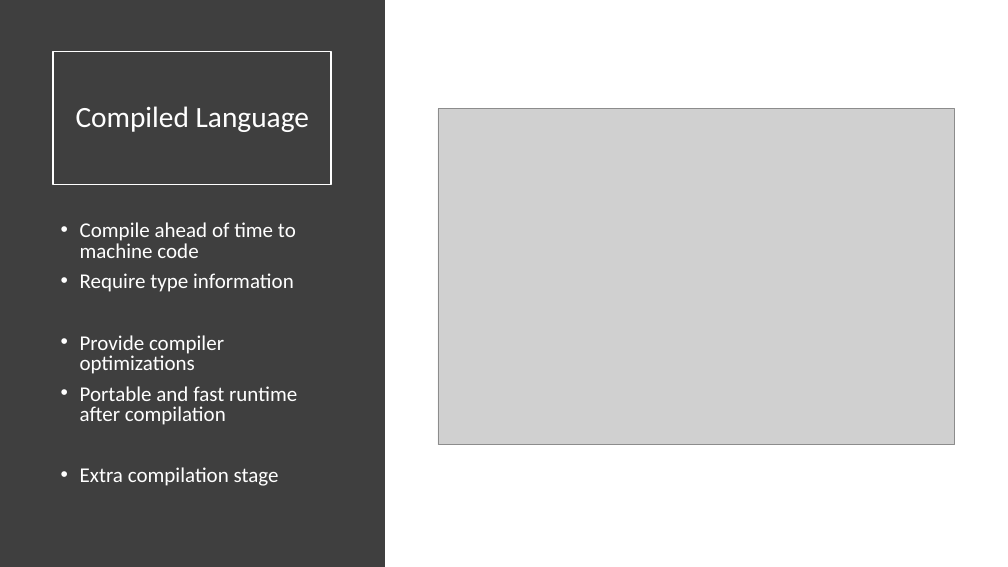
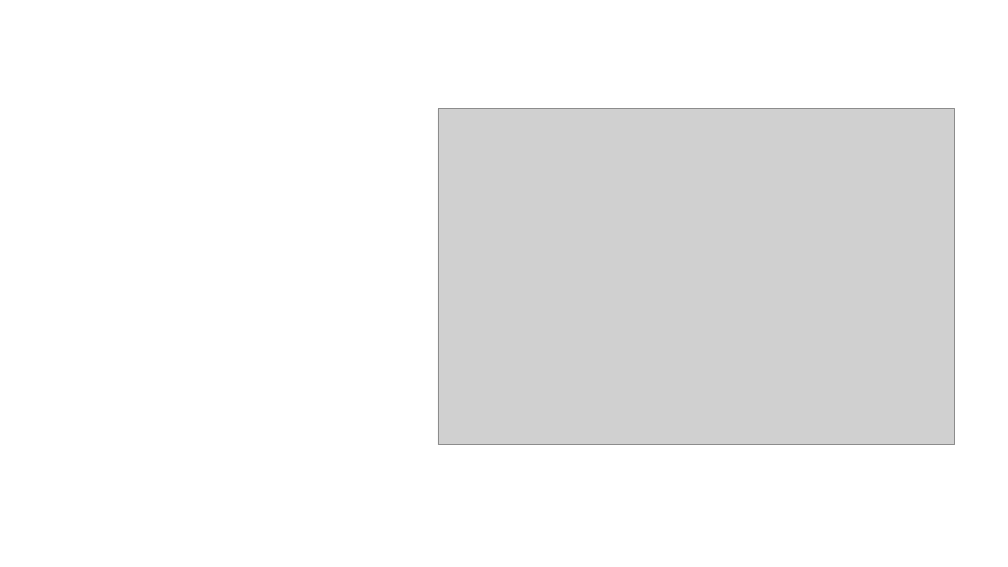
Before and after one commit to senresearch/julia-intro-docs, a slide deck: slide 4 of notebooks/xiaoqi-why-julia-fast.pptx. Drawn at 1008x567 pixels with LibreOffice and Linux fonts; fonts in the diff are those of the drawing; grey boxes stand for pictures. Boxes give left, top, right and bottom in pixels: in the first picture for what was removed or moved away, otherwise in the second. Text is boxed around its words. In the diff, an @@ line names an element or a change of style, - is before the commit and + after.

```diff
--- a/notebooks/xiaoqi-why-julia-fast.pptx
+++ b/notebooks/xiaoqi-why-julia-fast.pptx
@@ rectangle removed at (0, 0, 385, 567) @@
@@ title at (76, 106, 309, 132): text removed @@
-Compiled Language
@@ text removed at (80, 222, 297, 486) @@
-• Compile ahead of time to machine code
-• Require type information
-• Provide compiler optimizations
-• Portable and fast runtime after compilation
-• Extra compilation stage
```
Also in this commit, not shown: 6 other slides changed, 1 slide added.
